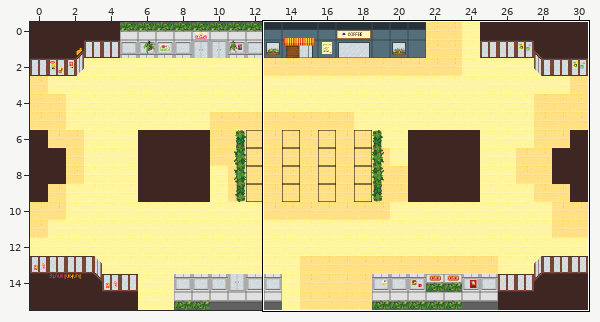
An edit to a level. Tiled map, public/assets/tilemap/cle4-map.tmx. The first picture is a wide view before the edit; the outline marks the close-up.
Close-up. The starting point:
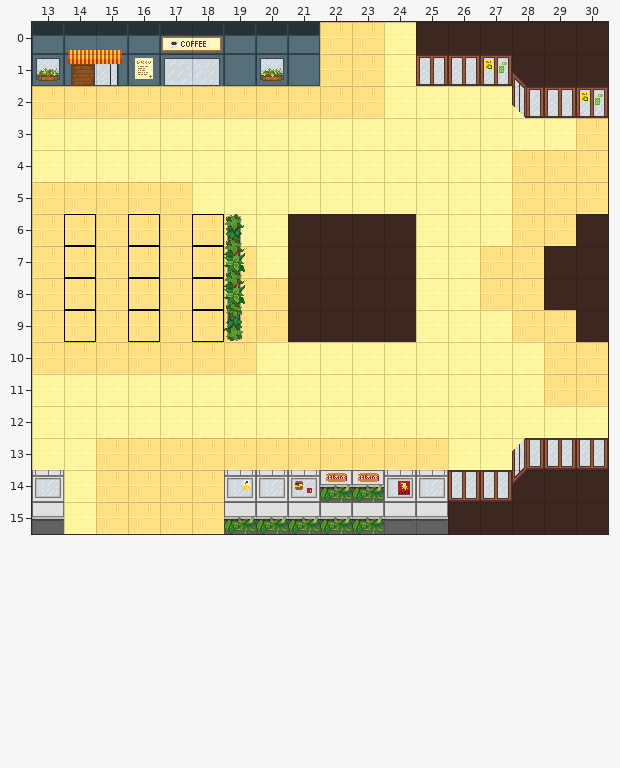
Cells are 32x32 px. Shown: x 13..30, y 0..15. The commit also changed other parts of the map, which this record leaves out.
After the commit:
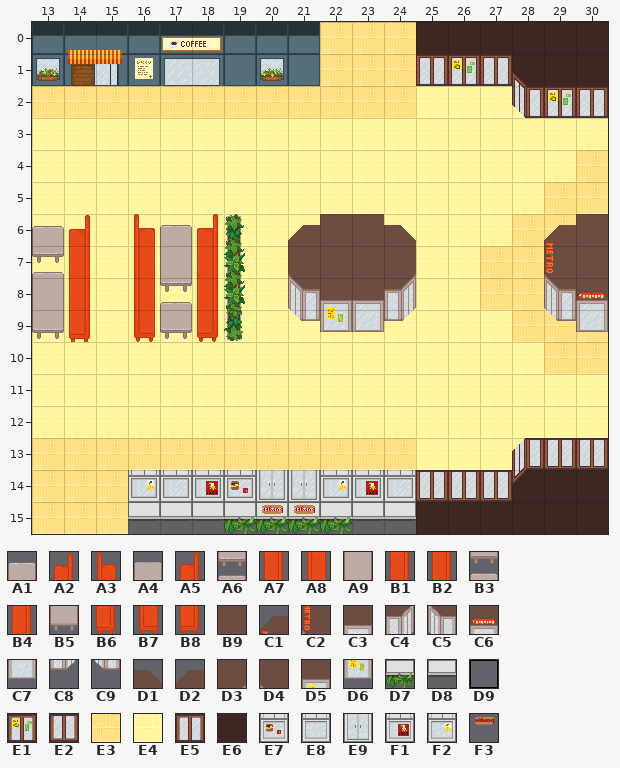
Key: from "bankenTafels": A1 1, A2 2, A3 3, A4 4, A5 5, A6 9, A7 10, A8 11, A9 12, B1 13, B2 18, B3 20, B4 21, B5 25, B6 26, B7 27, B8 29; from "ingang-metro-pixilart": B9 0, C1 3, C2 8, C3 10, C4 11, C5 13, C6 14, C7 15, C8 16, C9 18; from "nonPlayableStores": D1 1, D2 3, D3 9, D4 11, D5 20, D6 28; from "pixil-frame-0 (7)": D7 10, D8 11, D9 34, E1 40, E2 50, E3 52, E4 53, E5 57, E6 58; from "tilemap-pixilart (3)": E7 17; from "tilemap-pixilart (5)": E8 2, E9 3, F1 16, F2 18, F3 36.
__ is an empty cell, ## one hidden under a higher layer.
Tiles replaced or removed in this view: D7, D8, D9, E1, E3, E4, E5, E6, E7, E8, F1, F2, F3.
Change:
Changed rows in their new state; .. is an unchanged cell.
Layer "Tile Layer 1":
first column x 13:
 0 .. .. .. .. .. .. .. .. .. .. .. E3 .. .. .. .. .. ..
 1 .. .. .. .. .. .. .. .. .. .. .. E3 .. .. .. .. .. ..
 2 .. .. .. .. .. .. .. .. .. .. .. E3 .. .. .. .. .. ..
 3 .. .. .. .. .. .. .. .. .. .. .. .. .. .. .. .. .. E4
 4 .. .. .. .. .. .. .. .. .. .. .. .. .. .. .. E4 E4 ..
 5 E4 E4 E4 E4 E4 .. .. .. .. .. .. .. .. .. .. E4 .. ..
 6 E4 E4 E4 E4 E4 E4 .. .. .. .. .. .. .. .. .. .. .. ..
 7 E4 E4 E4 E4 ## E4 E4 .. .. .. .. .. .. .. .. .. .. ..
 8 ## E4 E4 E4 E4 E4 E4 E4 .. .. .. .. .. .. .. .. .. ..
 9 E4 E4 E4 E4 E4 E4 E4 E4 .. .. .. .. .. .. .. .. .. ..
10 E4 E4 E4 E4 E4 E4 E4 .. .. .. .. .. .. .. .. .. .. ..
11 .. .. .. .. .. .. .. .. .. .. .. .. .. .. .. .. E4 E4
13 E3 E3 .. .. .. .. .. .. .. .. .. .. .. .. .. .. .. ..
14 E3 E3 .. ## ## ## .. .. .. .. .. .. .. .. .. .. .. ..
15 E3 E3 .. .. .. .. .. ## ## .. ## .. ## .. .. .. .. ..
Layer "Tile Layer 2":
first column x 26:
 1 E1 E5 .. .. ..
 2 .. .. .. E1 E5
first column x 13:
 6 A1 A2 .. A3 A4 A5 .. .. D2 B9 B9 D1 .. .. .. .. C1 B9
 7 A6 A7 .. A8 A9 B1 .. .. D4 B9 B9 D3 .. .. .. .. C2 B9
 8 A9 B2 .. A8 B3 B4 .. .. C5 D5 C3 C4 .. .. .. .. C5 C6
 9 B5 B6 .. B7 B5 B8 .. .. C9 D6 C7 C8 .. .. .. .. C9 C7
first column x 13:
13 __ .. .. .. .. .. .. .. .. .. .. .. __
14 __ .. .. F2 E8 F1 E7 E9 E9 F2 F1 E8 E2
15 .. __ .. D8 D8 D8 .. D7 D7 .. D8 .. E6
Layer "Tile Layer 3":
first column x 20:
14 .. .. __ __
15 F3 F3 .. ..
